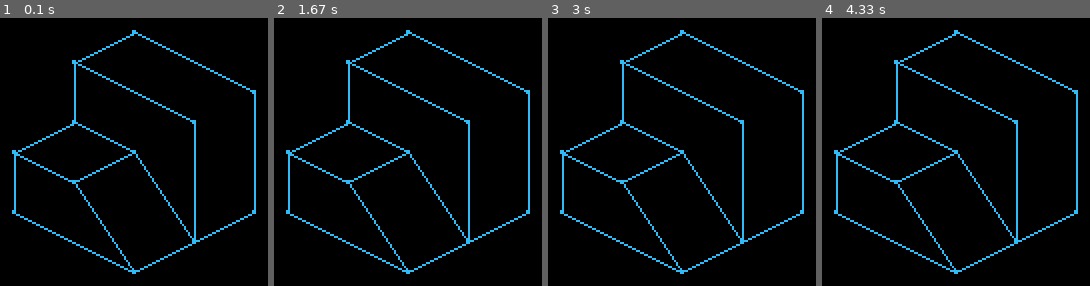
Above: before the commit, frames 1-4 (left to right).
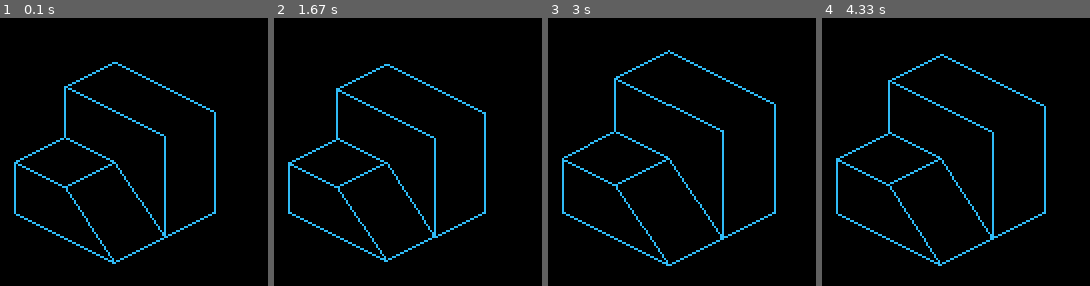
Above: after the commit, the same moments.

Repository: cdlavila/isometric-figure-with-pygame
Game: pygame game, started from main.py
The game is run twice, just before and just after one commit, with the same random seed, the same clock (stepped at 60 frames per second) and the same inputs.
Inputs:
- Up to frame 1 (0.1 s): no input
- Up to frame 2 (1.67 s): hold Up 0.33-0.8 s; hold Down 0.83-1.13 s; hold Up 1.17-1.53 s; hold Down from 1.57 s (still down)
- Up to frame 3 (3 s): release Down at 1.93 s; hold Up 1.97-2.27 s; hold Down 2.3-2.6 s; hold Up from 2.63 s (still down)
- Up to frame 4 (4.33 s): release Up at 3 s; hold Down 3.03-3.4 s; hold Up 3.43-3.73 s; hold Down 3.77-4.07 s; hold Up from 4.1 s (still down)

The runs differ from the first frame. In frame 1, 5.6% of the frame differs, in the area x 4-96%, y 4-96%; in frame 2, 6.0%; in frame 3, 6.2%; in frame 4, 6.0%.

Commit message:
Second item is done, figure does scaling perfectly

Diff:
--- /dev/null
+++ b/Functions/scaling.py
@@ -0,0 +1,2 @@
+def scaling(point, s):
+    return [point[0] * s[0], point[1] * s[1]]
--- a/Model/isometric_figure.py
+++ b/Model/isometric_figure.py
@@ -1,20 +1,18 @@
 import pygame
 from Functions import translation_transformation as tt
+from Functions import scaling as sc
 
 
 class IsometricFigure:
     # Constructor
-    def __init__(self, surface, size, color=[0, 0, 0]):
+    def __init__(self, size, color=[255, 255, 255]):
+        self.__surface = None
         self.__points = []
-        self.__surface = surface
+        self.__scaling = 1
         self.__size = size
         self.__color = color
 
     # Getters and Setters
-    @property
-    def points(self):
-        return self.__points
-
     @property
     def size(self):
         return self.__size
@@ -31,33 +29,38 @@
     def color(self, color):
         self.__color = color
 
-    def draw(self):
-        center = [self.__surface.get_width() / 2, self.__surface.get_height() / 2]
-        points = []
-        # Create all points of around
-        points.append([0, 0])
-        points.append([0, self.__size])
-        points.append([self.__size, self.__size + self.__size / 2])
-        points.append([points[len(points) - 1][0], points[len(points) - 1][1] + self.__size])
-        points.append([points[len(points) - 1][0] + self.__size, points[len(points) - 1][1] + self.__size / 2])
-        points.append([points[len(points) - 1][0] + self.__size * 2, points[len(points) - 2][1] - self.__size / 2])
-        points.append([self.__size * 4, points[0][1]])
-        points.append([self.__size * 3, (0 - self.__size) / 2])
-        points.append([self.__size * 2, 0 - self.__size])
-        points.append(points[0])
-        # Create all rest of points
-        points.append([self.__size * 3, points[5][1] - self.__size / 2])
-        points.append([self.__size * 2, self.__size])
-        points.append([points[2][0], self.__size - self.__size / 2])
+    def draw(self, surface):
+        center = [surface.get_width() / 2, surface.get_height() / 2]
+        size = self.__size
 
-        # Translate all points to cartesian plane
-        translatedPoints = []
-        for point in points:
-            translatedPoints.append(tt.translationTransformation(center, point))
+        if len(self.__points) == 0:
+            points = []
+            # Create all points of around
+            points.append([0, 0])
+            points.append([0, size])
+            points.append([size, size + size / 2])
+            points.append([points[len(points) - 1][0], points[len(points) - 1][1] + size])
+            points.append([points[len(points) - 1][0] + size, points[len(points) - 1][1] + size / 2])
+            points.append([points[len(points) - 1][0] + size * 2, points[len(points) - 2][1] - size / 2])
+            points.append([size * 4, points[0][1]])
+            points.append([size * 3, (0 - size) / 2])
+            points.append([size * 2, 0 - size])
+            points.append(points[0])
+            # Create all rest of points
+            points.append([size * 3, points[5][1] - size / 2])
+            points.append([size * 2, size])
+            points.append([points[2][0], size - size / 2])
 
-        # Draw all points
-        for point in translatedPoints:
-            pygame.draw.circle(self.__surface, self.__color, point, 1)
+            # Translate all points to cartesian plane
+            translatedPoints = []
+            for point in points:
+                translatedPoints.append(tt.translationTransformation(center, point))
+
+            self.__points = points
+        else:
+            translatedPoints = []
+            for point in self.__points:
+                translatedPoints.append(tt.translationTransformation(center, point))
 
         # Connect all points around with lines
         pointsAround = len(translatedPoints) - 4
@@ -65,16 +68,29 @@
         while contador < pointsAround:
             initialPoint = translatedPoints[contador]
             endPoint = translatedPoints[contador + 1]
-            pygame.draw.line(self.__surface, self.__color, initialPoint, endPoint)
+            pygame.draw.line(surface, self.__color, initialPoint, endPoint)
             contador += 1
 
         # Connect the rest of points with lines
-        pygame.draw.line(self.__surface, self.__color, translatedPoints[3], translatedPoints[10])
-        pygame.draw.line(self.__surface, self.__color, translatedPoints[10], translatedPoints[7])
-        pygame.draw.line(self.__surface, self.__color, translatedPoints[2], translatedPoints[11])
-        pygame.draw.line(self.__surface, self.__color, translatedPoints[11], translatedPoints[7])
-        pygame.draw.line(self.__surface, self.__color, translatedPoints[11], translatedPoints[12])
-        pygame.draw.line(self.__surface, self.__color, translatedPoints[12], translatedPoints[8])
-        pygame.draw.line(self.__surface, self.__color, translatedPoints[12], translatedPoints[1])
+        pygame.draw.line(surface, self.__color, translatedPoints[3], translatedPoints[10])
+        pygame.draw.line(surface, self.__color, translatedPoints[10], translatedPoints[7])
+        pygame.draw.line(surface, self.__color, translatedPoints[2], translatedPoints[11])
+        pygame.draw.line(surface, self.__color, translatedPoints[11], translatedPoints[7])
+        pygame.draw.line(surface, self.__color, translatedPoints[11], translatedPoints[12])
+        pygame.draw.line(surface, self.__color, translatedPoints[12], translatedPoints[8])
+        pygame.draw.line(surface, self.__color, translatedPoints[12], translatedPoints[1])
 
-        self.__points = translatedPoints
+        self.__surface = surface
+
+    def scaling(self, n):
+        if len(self.__points) > 0:
+            if 0.3 <= round(self.__scaling + n, 1) <= 2:
+                scaledPoints = []
+                for point in self.__points:
+                    scaledPoints.append(sc.scaling(point, [1 + n, 1 + n]))
+                self.__scaling = round(self.__scaling + n, 1)
+                self.__points = scaledPoints
+                self.draw(self.__surface)
+                print("Simetric scaling: ", self.__scaling)
+            else:
+                self.draw(self.__surface)
--- a/main.py
+++ b/main.py
@@ -3,6 +3,7 @@
 
 
 if __name__ == '__main__':
+    black = [0, 0, 0]
     lightBlue = [48, 187, 246]
     width = height = 600
 
@@ -11,12 +12,22 @@
     screen = pygame.display.set_mode([width, height])
 
     # Creates isometric figure
-    figure = isometric_figure.IsometricFigure(screen, 30, lightBlue)
-    figure.draw()
+    figure = isometric_figure.IsometricFigure(25, lightBlue)
+    figure.draw(screen)
 
+    # Keeps screen opended
     end = False
     while not end:
         for event in pygame.event.get():
             if event.type == pygame.QUIT:
                 end = True
+            if event.type == pygame.KEYDOWN:
+                if event.key == pygame.K_UP:
+                    screen.fill(black)
+                    figure.scaling(0.1)
+                    pygame.display.flip()
+                if event.key == pygame.K_DOWN:
+                    screen.fill(black)
+                    figure.scaling(-0.1)
+                    pygame.display.flip()
         pygame.display.flip()
